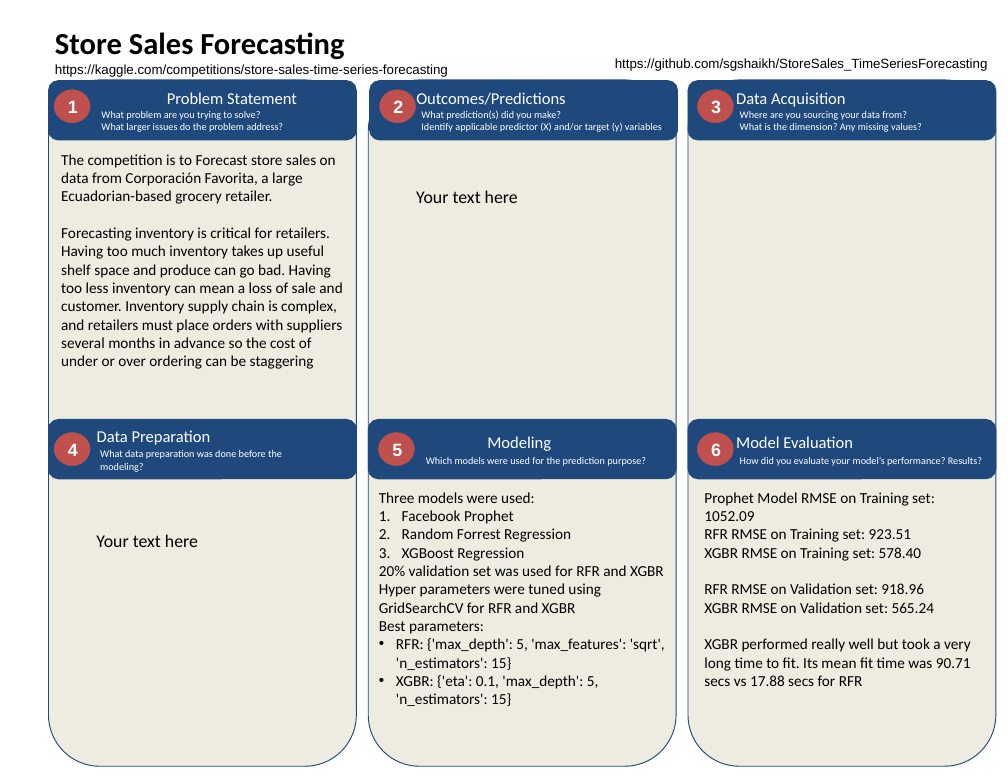
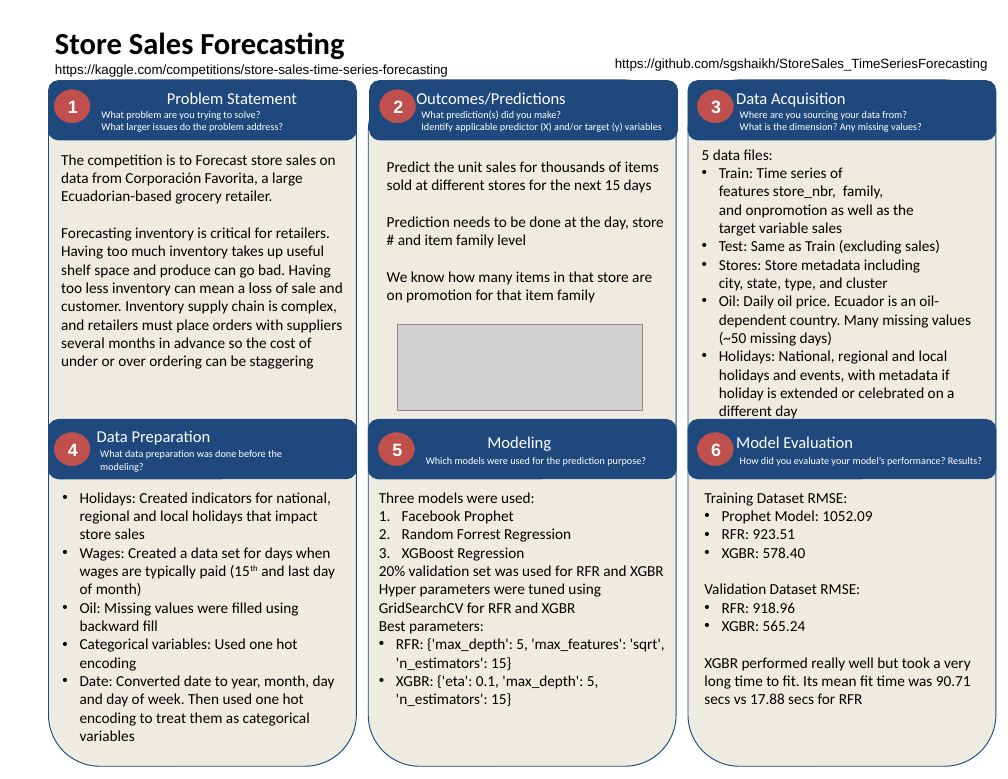
Before and after one commit to sgshaikh/StoreSales_TimeSeriesForecasting, a slide deck: slide 1 of StoreSalesForecasting.pptx. Drawn at 1008x779 pixels with LibreOffice and Linux fonts; fonts in the diff are those of the drawing; grey boxes stand for pictures. Boxes give left, top, right and bottom in pixels: in the first picture for what was removed or moved away, otherwise in the second. Text is boxed around its words. In the diff, an @@ line names an element or a change of style, - is before the commit and + after.

```diff
--- a/StoreSalesForecasting.pptx
+++ b/StoreSalesForecasting.pptx
@@ text added at [702,149,971,421], 12 pt, text #000000 @@
+5 data files:
+• Train: Time series of features store_nbr, family, and onpromotion as well as the target variable sales
+• Test: Same as Train (excluding sales)
+• Stores: Store metadata including city, state, type, and cluster
+• Oil: Daily oil price. Ecuador is an oil-dependent country. Many missing values (~50 missing days)
+• Holidays: National, regional and local holidays and events, with metadata if holiday is extended or celebrated on a different day
@@ text at [387,161,663,248]: text changed; size 14 to 12 pt @@
-Your text here
+Predict the unit sales for thousands of items sold at different stores for the next 15 days
+Prediction needs to be done at the day, store # and item family level
+We know how many items in that store are on promotion for that item family
@@ picture added at [398,324,643,411] @@
@@ text at [80,492,335,741]: text changed; size 14 to 12 pt @@
-Your text here
+• Holidays: Created indicators for national, regional and local holidays that impact store sales
+• Wages: Created a data set for days when wages are typically paid (15th and last day of month)
+• Oil: Missing values were filled using backward fill
+• Categorical variables: Used one hot encoding
+• Date: Converted date to year, month, day and day of week. Then used one hot encoding to treat them as categorical variables
@@ text at [704,492,872,631]: text changed @@
-Prophet Model RMSE on Training set: 1052.09
-RFR RMSE on Training set: 923.51
-XGBR RMSE on Training set: 578.40
-RFR RMSE on Validation set: 918.96
-XGBR RMSE on Validation set: 565.24
+Training Dataset RMSE:
+• Prophet Model: 1052.09
+• RFR: 923.51
+• XGBR: 578.40
+Validation Dataset RMSE:
+• RFR: 918.96
+• XGBR: 565.24
```
